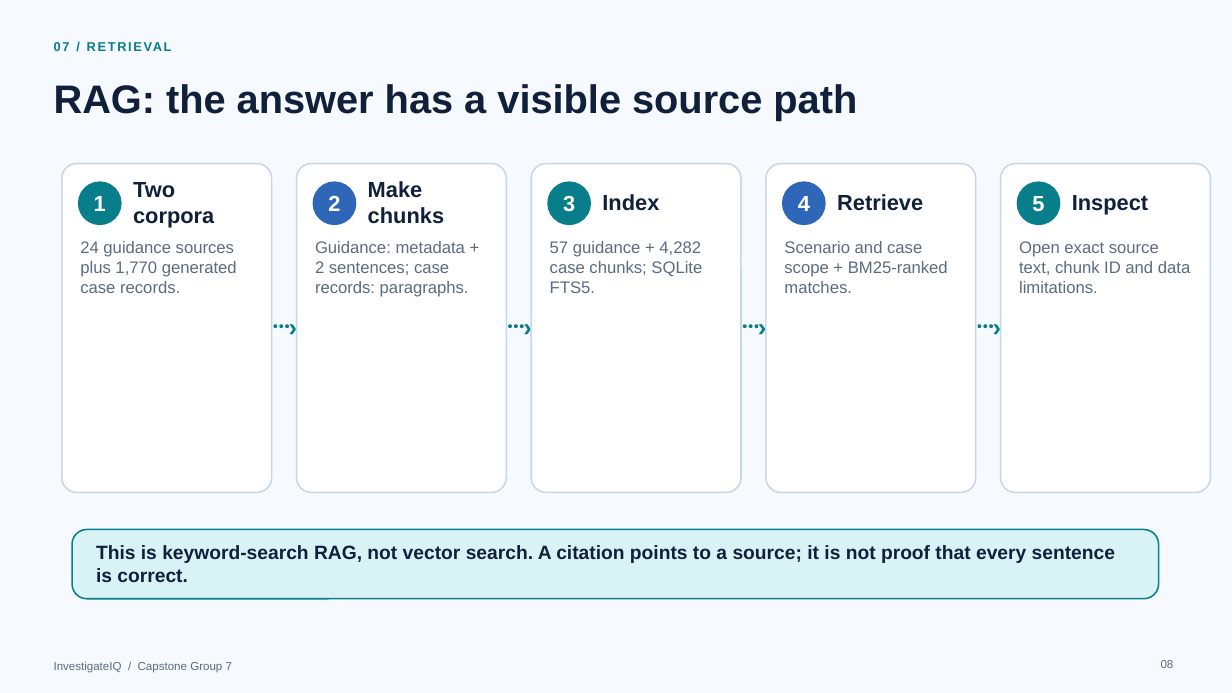
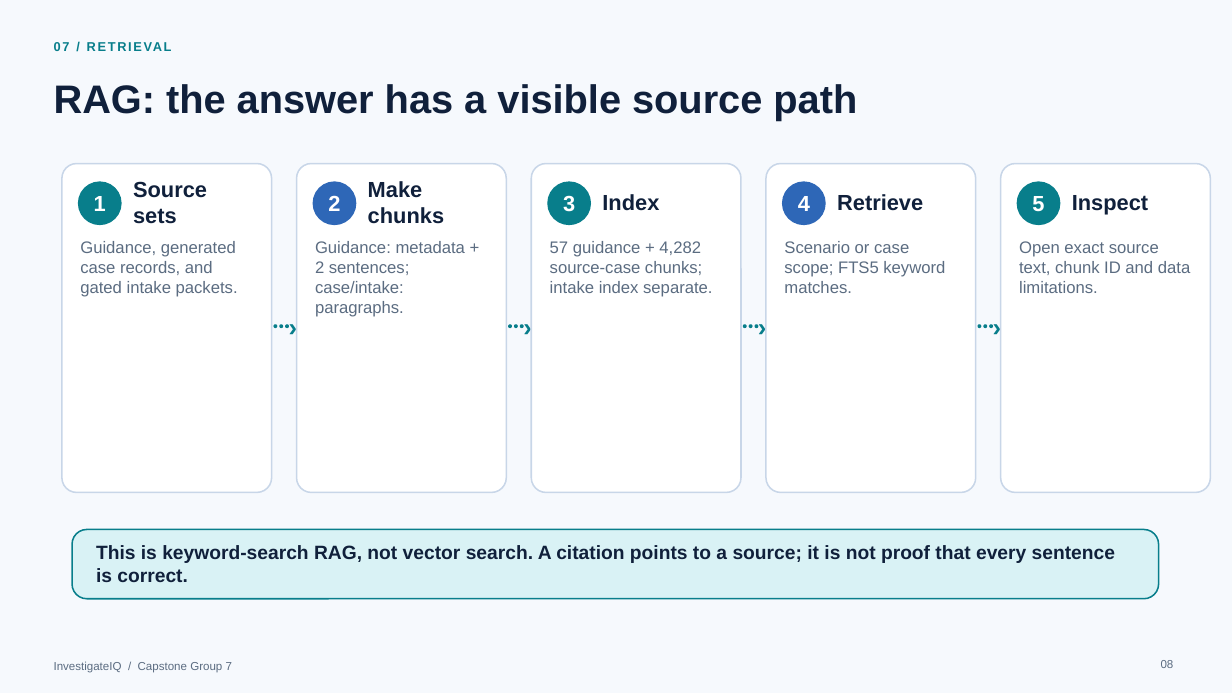
Before and after one commit to swetadminc/CapstoneProject, a slide deck: slide 8 of Product Docs/InvestigateIQ_Technical_Flow.pptx. Drawn at 1232x693 pixels with LibreOffice and Linux fonts; fonts in the diff are those of the drawing. Boxes give left, top, right and bottom in pixels: in the first picture for what was removed or moved away, otherwise in the second. Text is boxed around its words. In the diff, an @@ line names an element or a change of style, - is before the commit and + after.

Commit message:
Add fictional intake evidence and calculated investigation workflow

```diff
--- a/Product Docs/InvestigateIQ_Technical_Flow.pptx
+++ b/Product Docs/InvestigateIQ_Technical_Flow.pptx
@@ text at (x1=133, y1=181, x2=207, y2=224): text changed @@
-Two corpora
+Source sets
@@ text at (x1=80, y1=241, x2=238, y2=297): text changed @@
-24 guidance sources plus 1,770 generated case records.
+Guidance, generated case records, and gated intake packets.
@@ text at (x1=315, y1=241, x2=465, y2=317): text changed @@
-Guidance: metadata + 2 sentences; case records: paragraphs.
+Guidance: metadata + 2 sentences; case/intake: paragraphs.
@@ text at (x1=550, y1=241, x2=712, y2=297): text changed @@
-57 guidance + 4,282 case chunks; SQLite FTS5.
+57 guidance + 4,282 source-case chunks; intake index separate.
@@ text at (x1=784, y1=241, x2=945, y2=293): text changed @@
-Scenario and case scope + BM25-ranked matches.
+Scenario or case scope; FTS5 keyword matches.
```
Also in this commit, not shown: 9 other slides changed, 23 other files.
